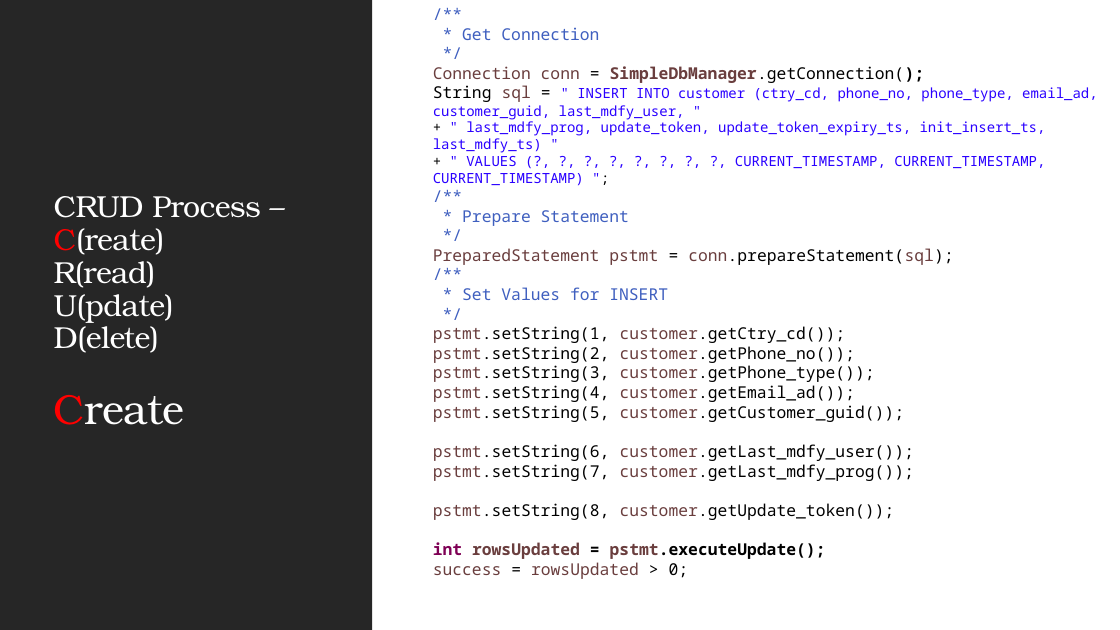
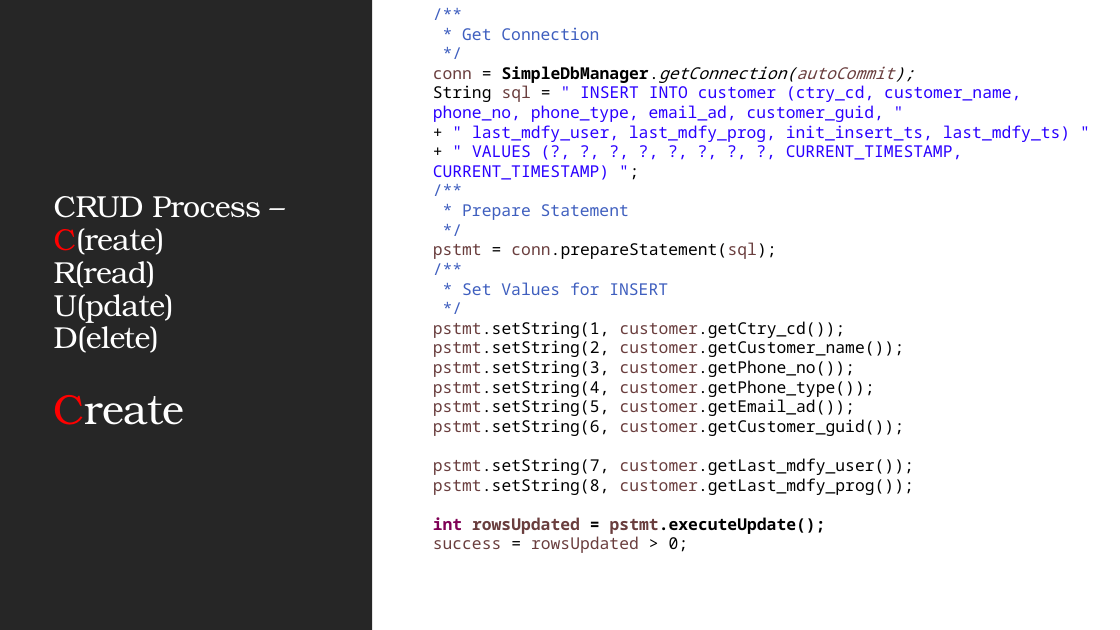
Before and after one commit to JSS-DEVCORE/JdbcExample, a slide deck: slide 12 of docs/JDBC Insights.pptx. Drawn at 1120x630 pixels with LibreOffice and Linux fonts; fonts in the diff are those of the drawing. Boxes give left, top, right and bottom in pixels: in the first picture for what was removed or moved away, otherwise in the second. Text is boxed around its words. In the diff, an @@ line names an element or a change of style, - is before the commit and + after.

```diff
--- a/docs/JDBC Insights.pptx
+++ b/docs/JDBC Insights.pptx
@@ text at [433,66,1071,180]: text changed; size 12 to 14 pt @@
-  Connection conn = SimpleDbManager.getConnection();
-  String sql = " INSERT INTO customer (ctry_cd, phone_no, phone_type, email_ad, customer_guid, last_mdfy_user, "
-  + " last_mdfy_prog, update_token, update_token_expiry_ts, init_insert_ts, last_mdfy_ts) "
-  + " VALUES (?, ?, ?, ?, ?, ?, ?, ?, CURRENT_TIMESTAMP, CURRENT_TIMESTAMP, CURRENT_TIMESTAMP) ";
+  conn = SimpleDbManager.getConnection(autoCommit);
+  String sql = " INSERT INTO customer (ctry_cd, customer_name, phone_no, phone_type, email_ad, customer_guid, "
+  + " last_mdfy_user, last_mdfy_prog, init_insert_ts, last_mdfy_ts) "
+  + " VALUES (?, ?, ?, ?, ?, ?, ?, ?, CURRENT_TIMESTAMP, CURRENT_TIMESTAMP) ";
@@ text at [433,242,776,259]: text changed; text colour #6A3E3E to #000000 @@
-  PreparedStatement pstmt = conn.prepareStatement(sql);
+  pstmt = conn.prepareStatement(sql);
@@ text at [433,340,914,495]: text changed @@
-  pstmt.setString(2, customer.getPhone_no());
-  pstmt.setString(3, customer.getPhone_type());
-  pstmt.setString(4, customer.getEmail_ad());
-  pstmt.setString(5, customer.getCustomer_guid());
-  pstmt.setString(6, customer.getLast_mdfy_user());
-  pstmt.setString(7, customer.getLast_mdfy_prog());
-  pstmt.setString(8, customer.getUpdate_token());
+  pstmt.setString(2, customer.getCustomer_name());
+  pstmt.setString(3, customer.getPhone_no());
+  pstmt.setString(4, customer.getPhone_type());
+  pstmt.setString(5, customer.getEmail_ad());
+  pstmt.setString(6, customer.getCustomer_guid());
+  pstmt.setString(7, customer.getLast_mdfy_user());
+  pstmt.setString(8, customer.getLast_mdfy_prog());
```
Also in this commit, not shown: 8 other slides changed, 2 other files.
